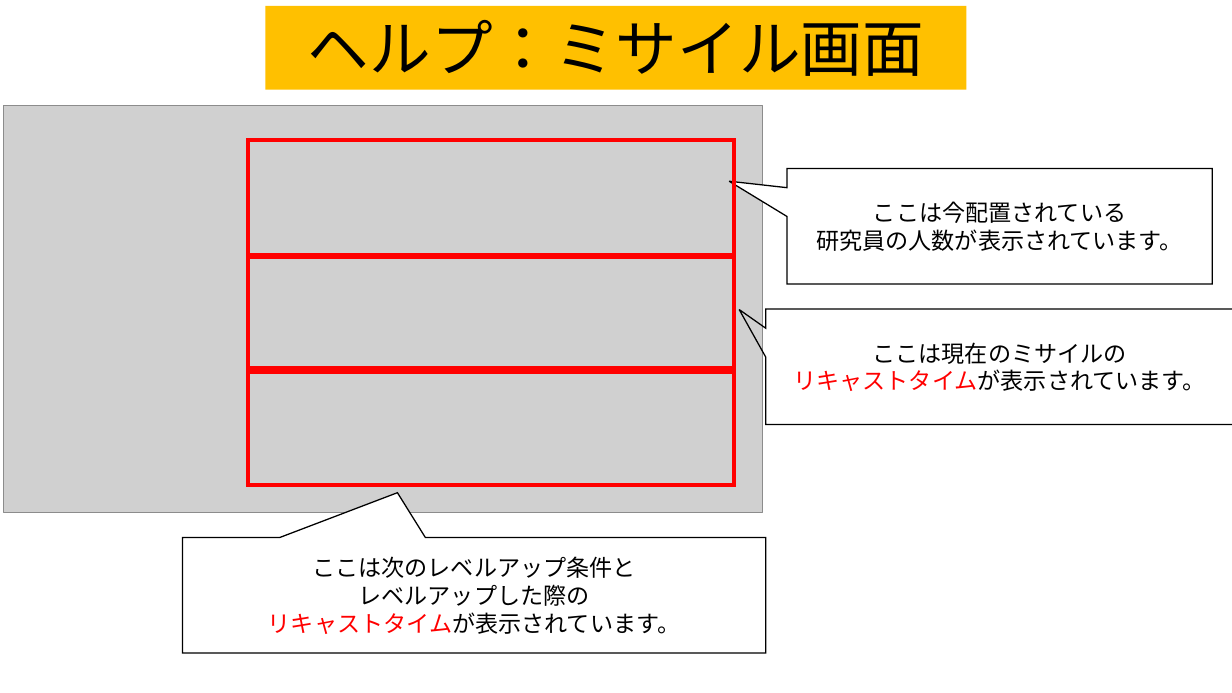
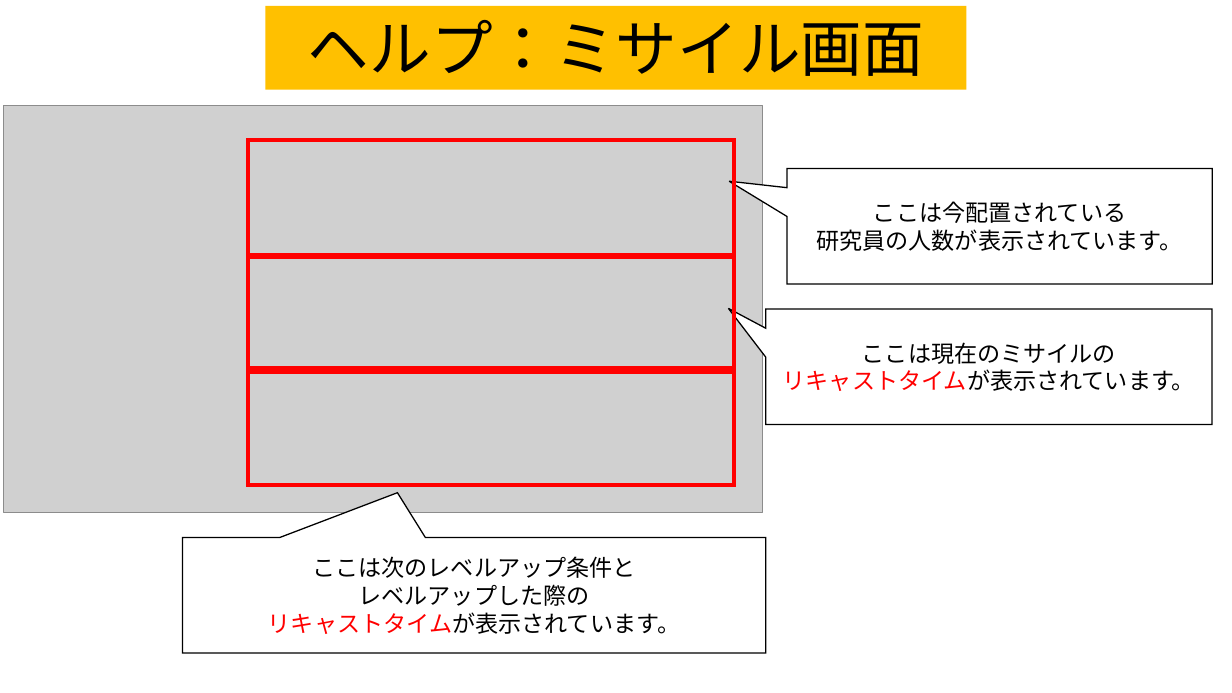
Before and after one commit to team556/team, a slide deck: slide 8 of 説明文.pptx. Drawn at 1232x693 pixels with LibreOffice and Linux fonts; fonts in the diff are those of the drawing; grey boxes stand for pictures. Boxes give left, top, right and bottom in pixels: in the first picture for what was removed or moved away, otherwise in the second. Text is boxed around its words. In the diff, an @@ line names an element or a change of style, - is before the commit and + after.

```diff
--- a/説明文.pptx
+++ b/説明文.pptx
@@ speech box "ここは現在のミサイルの": place and size @@
-speech box "ここは現在のミサイルの" at box(766, 309, 1232, 424)
+speech box "ここは現在のミサイルの" at box(766, 309, 1213, 424)
@@ speech box "ここは現在のミサイルの" at box(766, 309, 1213, 424): fill none to #FFFFFF; proportions changed @@
```
Also in this commit, not shown: 6 other slides changed, 4 other files.
